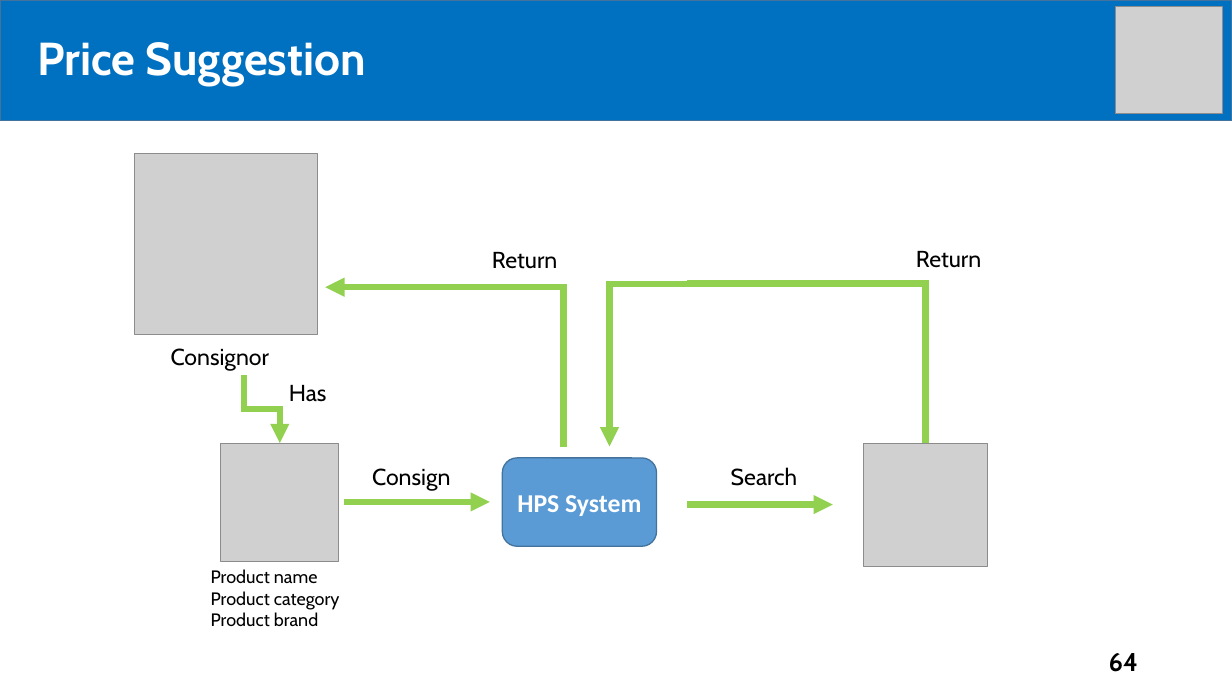
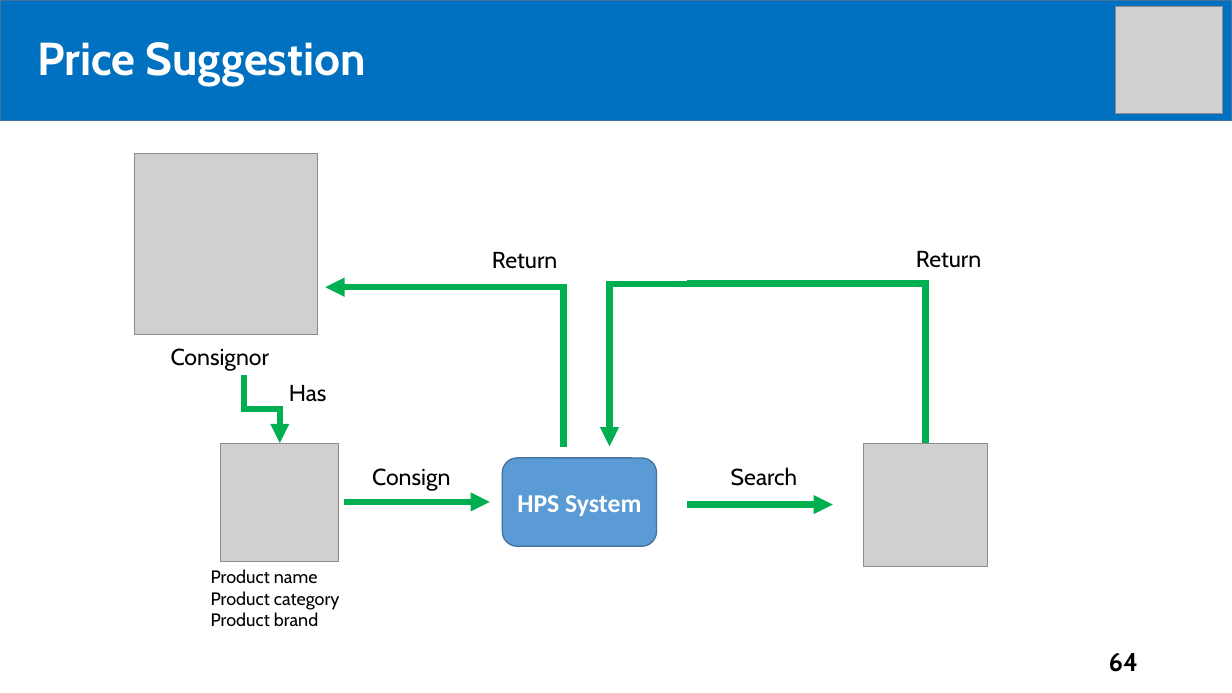
Before and after one commit to tiendan3108/CP, a slide deck: slide 64 of Source/Presentation/PreFinalPresentation.pptx. Drawn at 1232x693 pixels with LibreOffice and Linux fonts; fonts in the diff are those of the drawing; grey boxes stand for pictures. Boxes give left, top, right and bottom in pixels: in the first picture for what was removed or moved away, otherwise in the second. Text is boxed around its words. In the diff, an @@ line names an element or a change of style, - is before the commit and + after.

Commit message:
update

```diff
--- a/Source/Presentation/PreFinalPresentation.pptx
+++ b/Source/Presentation/PreFinalPresentation.pptx
@@ elbow arrow (564, 447) - (325, 287): stroke #92D050 5 pt to #00B050 5 pt @@
@@ elbow arrow (610, 446) - (696, 284): stroke #92D050 5 pt to #00B050 5 pt @@
@@ elbow line (926, 443) - (688, 284): stroke #92D050 5 pt to #00B050 5 pt @@
@@ elbow arrow (244, 375) - (280, 443): stroke #92D050 5 pt to #00B050 5 pt @@
@@ elbow arrow (345, 502) - (490, 502): stroke #92D050 5 pt to #00B050 5 pt @@
@@ elbow arrow (688, 505) - (833, 505): stroke #92D050 5 pt to #00B050 5 pt @@
```
Also in this commit, not shown: 11 other slides changed.
